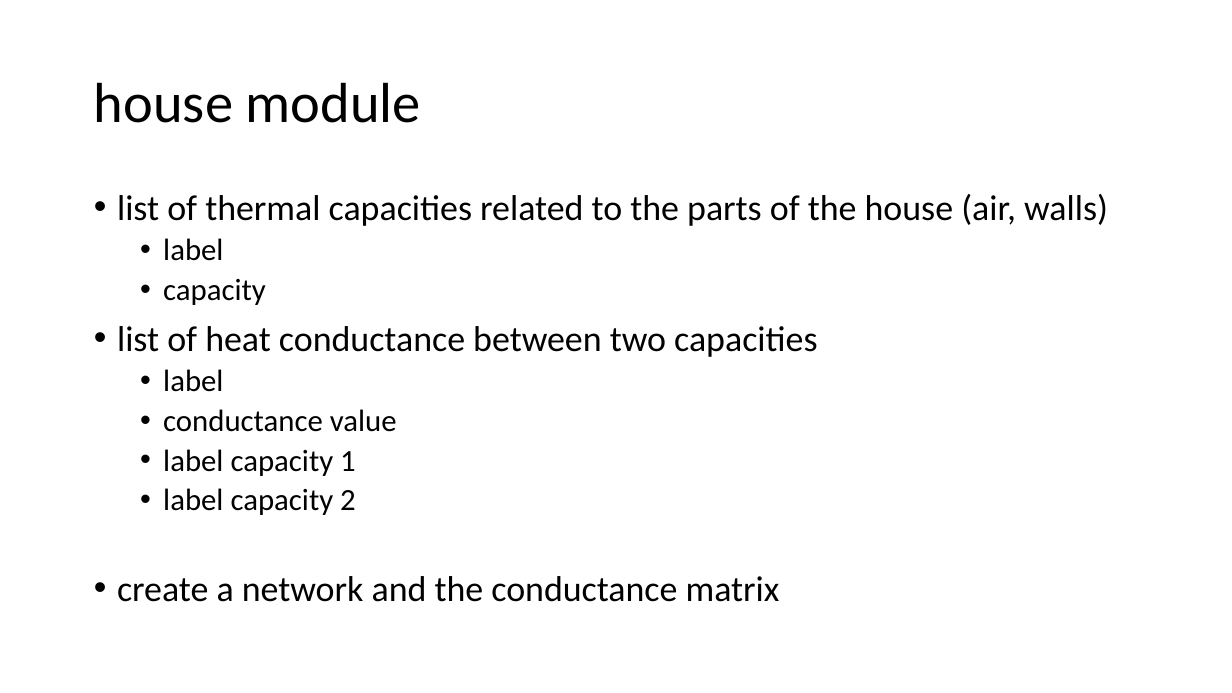
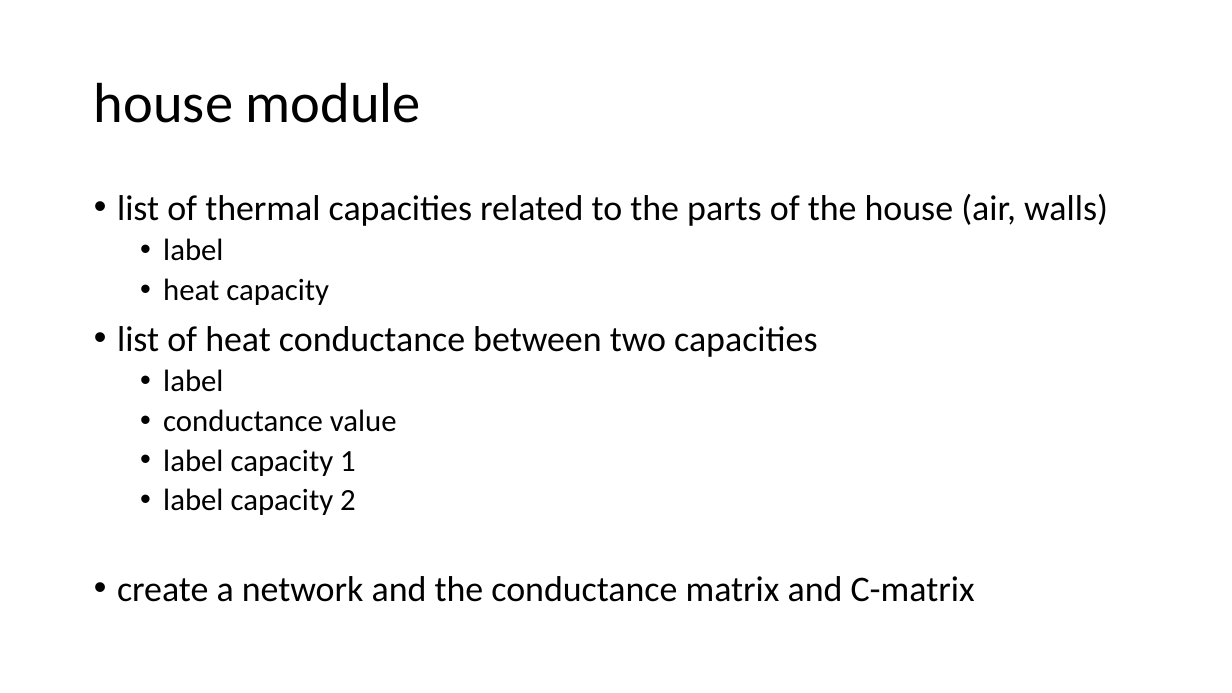
Before and after one commit to hancse/twozone_housemodel, a slide deck: slide 22 of Documentation/House_model_References/Pictures/New Microsoft PowerPoint Presentation_merge.pptx. Drawn at 1232x693 pixels with LibreOffice and Linux fonts; fonts in the diff are those of the drawing. Boxes give left, top, right and bottom in pixels: in the first picture for what was removed or moved away, otherwise in the second. Text is boxed around its words. In the diff, an @@ line names an element or a change of style, - is before the commit and + after.

```diff
--- a/Documentation/House_model_References/Pictures/New Microsoft PowerPoint Presentation_merge.pptx
+++ b/Documentation/House_model_References/Pictures/New Microsoft PowerPoint Presentation_merge.pptx
@@ text at box(163, 278, 329, 305): text changed @@
-  • capacity
+  • heat capacity
@@ text at box(117, 576, 975, 602): text changed @@
-• create a network and the conductance matrix
+• create a network and the conductance matrix and C-matrix
```
Also in this commit, not shown: 1 other slide changed.
